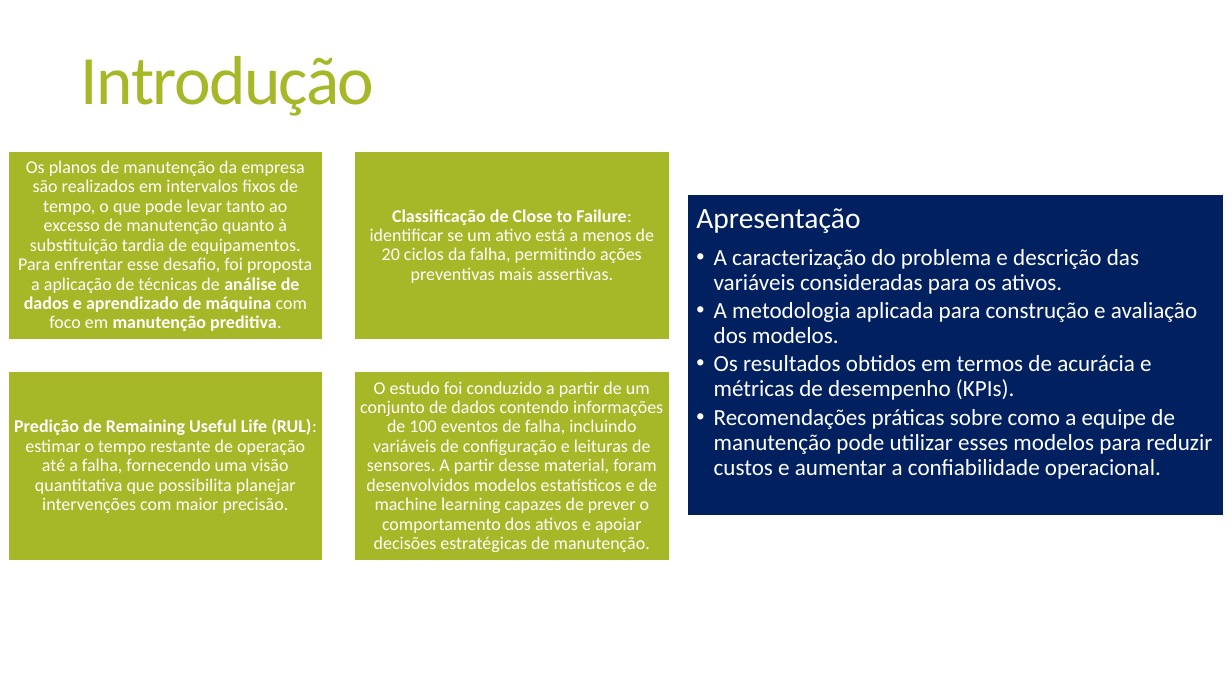
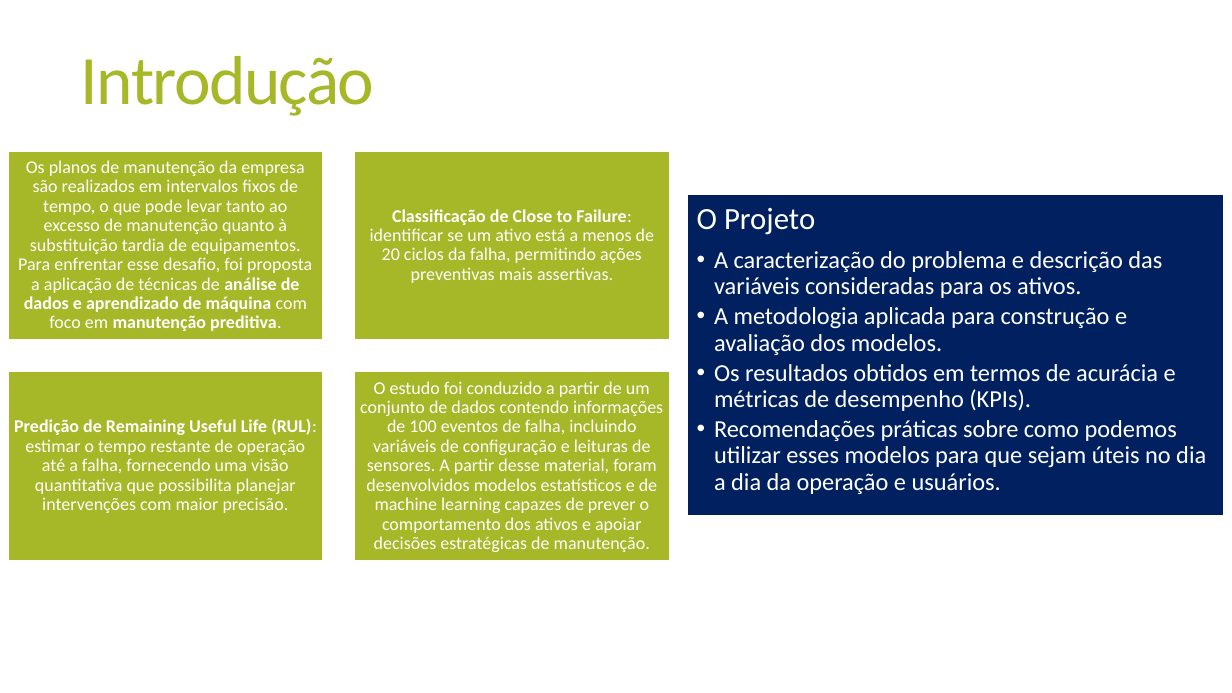
Before and after one commit to lucasrigobello/predictivemaintenance, a slide deck: slide 2 of eda notebooks/Case Predictive Maintanance.pptx. Drawn at 1232x693 pixels with LibreOffice and Linux fonts; fonts in the diff are those of the drawing. Boxes give left, top, right and bottom in pixels: in the first picture for what was removed or moved away, otherwise in the second. Text is boxed around its words. In the diff, an @@ line names an element or a change of style, - is before the commit and + after.

```diff
--- a/eda notebooks/Case Predictive Maintanance.pptx
+++ b/eda notebooks/Case Predictive Maintanance.pptx
@@ text at [697, 208, 815, 235]: text changed; size 23 to 24 pt @@
-Apresentação
+O Projeto
@@ text at [714, 251, 1176, 411]: size 18 to 19 pt in "A caracterização do problema e descrição das ...", "A metodologia aplicada para construção e avaliação ...", "Os resultados obtidos em termos de acurácia ..." @@
@@ text at [714, 420, 1206, 494]: text changed; size 18 to 19 pt @@
-  • Recomendações práticas sobre como a equipe de manutenção pode utilizar esses modelos para reduzir custos e aumentar a confiabilidade operacional.
+  • Recomendações práticas sobre como podemos utilizar esses modelos para que sejam úteis no dia a dia da operação e usuários.
```
Also in this commit, not shown: 5 other slides changed, 1 slide added.
